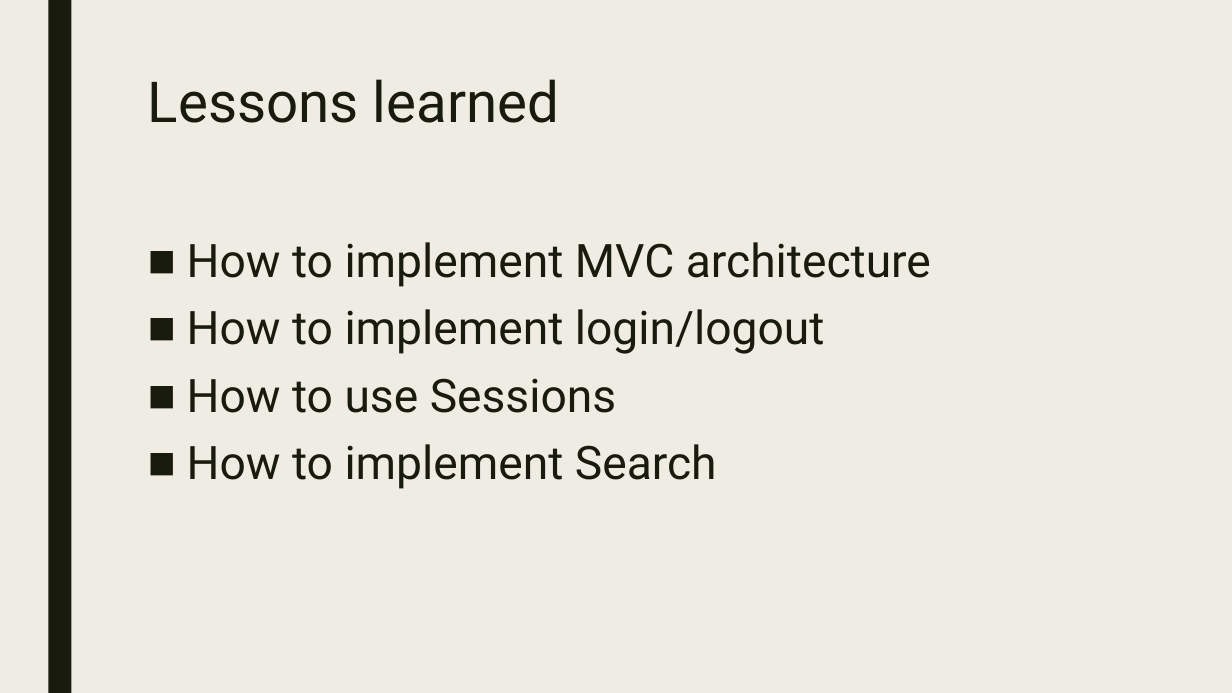
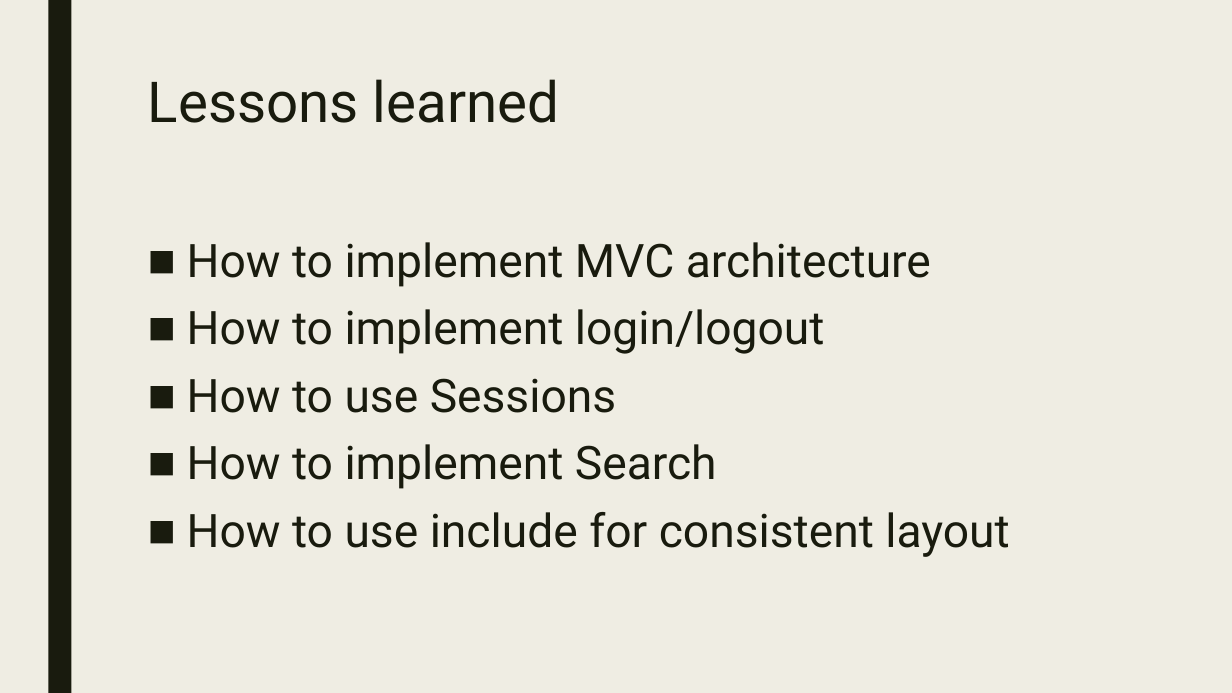
Before and after one commit to Valini/OfficeGit, a slide deck: slide 5 of The OfficePPT.pptx. Drawn at 1232x693 pixels with LibreOffice and Linux fonts; fonts in the diff are those of the drawing. Boxes give left, top, right and bottom in pixels: in the first picture for what was removed or moved away, otherwise in the second. Text is boxed around its words. In the diff, an @@ line names an element or a change of style, - is before the commit and + after.

```diff
--- a/The OfficePPT.pptx
+++ b/The OfficePPT.pptx
@@ text at (x1=187, y1=512, x2=1009, y2=557): paragraph added @@
+■ How to use include for consistent layout
```
Also in this commit, not shown: 1 other slide changed.
